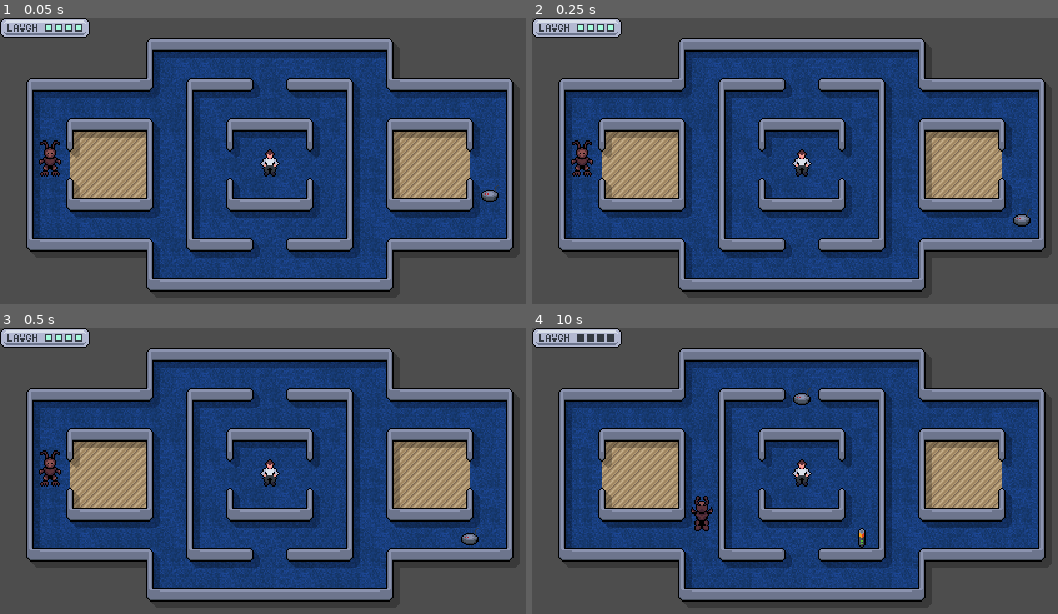
Above: before the commit, frames 1-4 (two rows, left to right).
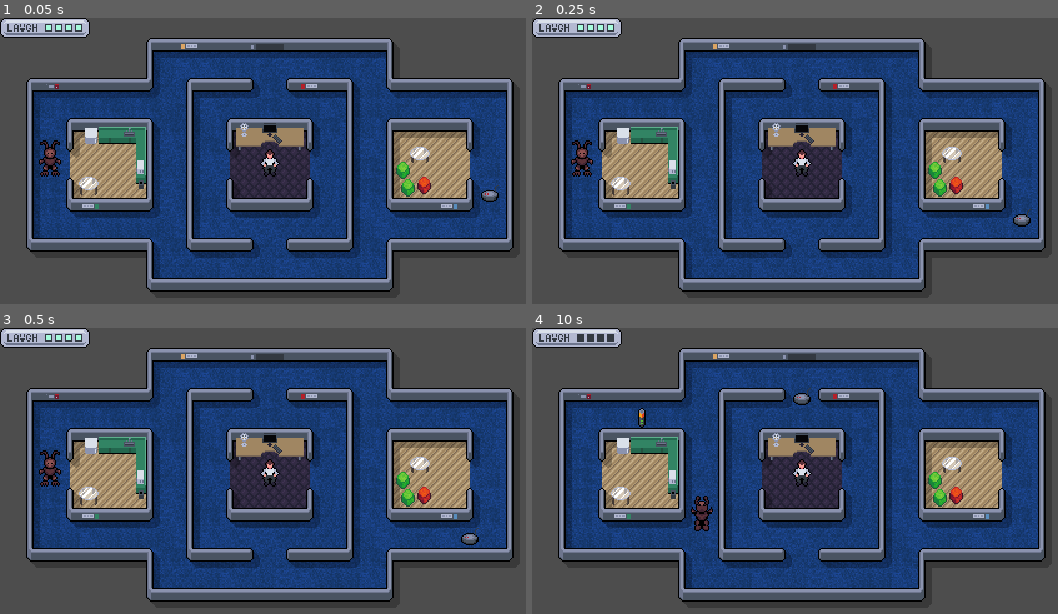
Above: after the commit, the same moments.

Repository: Byteron/NotFreddys
Game: Godot game, scene res://src/level/level.tscn
Two runs of this game, one before a commit and one after it. Both use one fixed random seed, a clock stepped at 60 frames per second and the inputs below.
Inputs:
- Up to frame 1 (0.05 s): no input
- Up to frame 2 (0.25 s): no input
- Up to frame 3 (0.5 s): no input
- Up to frame 4 (10 s): hold D (move_right) 0.53-1.28 s; hold E (interact) 0.53-1.28 s; hold S (move_down) 1.28-2.03 s; tap E (interact) every 1.5 s from 1.35 to 8.85 s; hold D (move_right) 2.03-2.78 s; hold E (interact) 2.03-2.78 s; hold W (move_up) 2.78-3.53 s; hold E (interact) 3.53-4.28 s; hold A (move_left) 3.53-5.03 s; hold S (move_down) 5.03-5.78 s; hold E (interact) 5.03-5.78 s; tap Enter at 5.75, 9.5 s; hold D (move_right) 5.78-6.53 s; hold W (move_up) 6.53-7.28 s; hold E (interact) 6.53-7.28 s; tap Space at 7.25 s; hold D (move_right) 7.28-8.03 s; hold S (move_down) 8.03-8.78 s; hold E (interact) 8.03-8.78 s; hold A (move_left) 8.78-9.53 s; hold W (move_up) from 9.53 s (still down); hold E (interact) from 9.53 s (still down)

The runs differ from the first frame. In frame 1, 13% of the frame differs, in the area x 5-98%, y 8-95%; in frame 2, 13%; in frame 3, 13%; in frame 4, 13%.

Commit message:
Add furniture sprites, tweak tilesets

Diff:
--- a/src/level/maze.tscn
+++ b/src/level/maze.tscn
@@ -1,7 +1,11 @@
-[gd_scene load_steps=6 format=3 uid="uid://bnmtdl41edhgn"]
+[gd_scene load_steps=11 format=3 uid="uid://bnmtdl41edhgn"]
 
 [ext_resource type="Texture2D" uid="uid://cncm26dfp8fbu" path="res://assets/images/walls.png" id="1_eykil"]
+[ext_resource type="Texture2D" uid="uid://cynhck8ci3lu7" path="res://assets/images/decals.png" id="2_aungo"]
 [ext_resource type="Texture2D" uid="uid://b3ln5yrvvxmq4" path="res://assets/images/floor.png" id="2_d4f0f"]
+[ext_resource type="Texture2D" uid="uid://bmvm4vts6yudr" path="res://assets/images/furniture1.png" id="3_yboga"]
+[ext_resource type="Texture2D" uid="uid://dmsuixfmo2juc" path="res://assets/images/furniture2.png" id="4_kpo3v"]
+[ext_resource type="Texture2D" uid="uid://cpjt4bcimtmhp" path="res://assets/images/furniture3.png" id="5_8v1g7"]
 
 [sub_resource type="TileSetAtlasSource" id="TileSetAtlasSource_5tieo"]
 texture = ExtResource("1_eykil")
@@ -102,6 +106,16 @@
 5:2/0/terrains_peering_bit/left_side = 0
 5:2/0/terrains_peering_bit/top_side = 0
 5:2/0/custom_data_1 = true
+
+[sub_resource type="TileSetAtlasSource" id="TileSetAtlasSource_ojys3"]
+texture = ExtResource("2_aungo")
+0:0/0 = 0
+1:0/0 = 0
+2:0/0 = 0
+3:0/0 = 0
+4:0/0 = 0
+5:0/size_in_atlas = Vector2i(3, 1)
+5:0/0 = 0
 
 [sub_resource type="TileSetAtlasSource" id="TileSetAtlasSource_1dtv3"]
 texture = ExtResource("2_d4f0f")
@@ -372,6 +386,105 @@
 2:5/0/terrains_peering_bit/top_left_corner = 2
 2:5/0/terrains_peering_bit/top_side = 2
 2:5/0/terrains_peering_bit/top_right_corner = 1
+3:3/0 = 0
+3:3/0/terrain_set = 0
+3:3/0/terrain = 3
+3:3/0/terrains_peering_bit/right_side = 3
+3:3/0/terrains_peering_bit/bottom_right_corner = 3
+3:3/0/terrains_peering_bit/bottom_side = 3
+3:3/0/terrains_peering_bit/bottom_left_corner = 1
+3:3/0/terrains_peering_bit/left_side = 1
+3:3/0/terrains_peering_bit/top_left_corner = 1
+3:3/0/terrains_peering_bit/top_side = 1
+3:3/0/terrains_peering_bit/top_right_corner = 1
+4:3/0 = 0
+4:3/0/terrain_set = 0
+4:3/0/terrain = 3
+4:3/0/terrains_peering_bit/right_side = 3
+4:3/0/terrains_peering_bit/bottom_right_corner = 3
+4:3/0/terrains_peering_bit/bottom_side = 3
+4:3/0/terrains_peering_bit/bottom_left_corner = 3
+4:3/0/terrains_peering_bit/left_side = 3
+4:3/0/terrains_peering_bit/top_left_corner = 1
+4:3/0/terrains_peering_bit/top_side = 1
+4:3/0/terrains_peering_bit/top_right_corner = 1
+5:3/0 = 0
+5:3/0/terrain_set = 0
+5:3/0/terrain = 3
+5:3/0/terrains_peering_bit/right_side = 1
+5:3/0/terrains_peering_bit/bottom_right_corner = 1
+5:3/0/terrains_peering_bit/bottom_side = 3
+5:3/0/terrains_peering_bit/bottom_left_corner = 3
+5:3/0/terrains_peering_bit/left_side = 3
+5:3/0/terrains_peering_bit/top_left_corner = 1
+5:3/0/terrains_peering_bit/top_side = 1
+5:3/0/terrains_peering_bit/top_right_corner = 1
+5:4/0 = 0
+5:4/0/terrain_set = 0
+5:4/0/terrain = 3
+5:4/0/terrains_peering_bit/right_side = 1
+5:4/0/terrains_peering_bit/bottom_right_corner = 1
+5:4/0/terrains_peering_bit/bottom_side = 3
+5:4/0/terrains_peering_bit/bottom_left_corner = 3
+5:4/0/terrains_peering_bit/left_side = 3
+5:4/0/terrains_peering_bit/top_left_corner = 3
+5:4/0/terrains_peering_bit/top_side = 3
+5:4/0/terrains_peering_bit/top_right_corner = 1
+4:4/0 = 0
+4:4/0/terrain_set = 0
+4:4/0/terrain = 3
+4:4/0/terrains_peering_bit/right_side = 3
+4:4/0/terrains_peering_bit/bottom_right_corner = 3
+4:4/0/terrains_peering_bit/bottom_side = 3
+4:4/0/terrains_peering_bit/bottom_left_corner = 3
+4:4/0/terrains_peering_bit/left_side = 3
+4:4/0/terrains_peering_bit/top_left_corner = 3
+4:4/0/terrains_peering_bit/top_side = 3
+4:4/0/terrains_peering_bit/top_right_corner = 3
+4:5/0 = 0
+4:5/0/terrain_set = 0
+4:5/0/terrain = 3
+4:5/0/terrains_peering_bit/right_side = 3
+4:5/0/terrains_peering_bit/bottom_right_corner = 1
+4:5/0/terrains_peering_bit/bottom_side = 1
+4:5/0/terrains_peering_bit/bottom_left_corner = 1
+4:5/0/terrains_peering_bit/left_side = 3
+4:5/0/terrains_peering_bit/top_left_corner = 3
+4:5/0/terrains_peering_bit/top_side = 3
+4:5/0/terrains_peering_bit/top_right_corner = 3
+5:5/0 = 0
+5:5/0/terrain_set = 0
+5:5/0/terrain = 3
+5:5/0/terrains_peering_bit/right_side = 1
+5:5/0/terrains_peering_bit/bottom_right_corner = 1
+5:5/0/terrains_peering_bit/bottom_side = 1
+5:5/0/terrains_peering_bit/bottom_left_corner = 1
+5:5/0/terrains_peering_bit/left_side = 3
+5:5/0/terrains_peering_bit/top_left_corner = 3
+5:5/0/terrains_peering_bit/top_side = 3
+5:5/0/terrains_peering_bit/top_right_corner = 1
+3:5/0 = 0
+3:5/0/terrain_set = 0
+3:5/0/terrain = 3
+3:5/0/terrains_peering_bit/right_side = 3
+3:5/0/terrains_peering_bit/bottom_right_corner = 1
+3:5/0/terrains_peering_bit/bottom_side = 1
+3:5/0/terrains_peering_bit/bottom_left_corner = 1
+3:5/0/terrains_peering_bit/left_side = 1
+3:5/0/terrains_peering_bit/top_left_corner = 1
+3:5/0/terrains_peering_bit/top_side = 3
+3:5/0/terrains_peering_bit/top_right_corner = 3
+3:4/0 = 0
+3:4/0/terrain_set = 0
+3:4/0/terrain = 3
+3:4/0/terrains_peering_bit/right_side = 3
+3:4/0/terrains_peering_bit/bottom_right_corner = 3
+3:4/0/terrains_peering_bit/bottom_side = 3
+3:4/0/terrains_peering_bit/bottom_left_corner = 1
+3:4/0/terrains_peering_bit/left_side = 1
+3:4/0/terrains_peering_bit/top_left_corner = 1
+3:4/0/terrains_peering_bit/top_side = 3
+3:4/0/terrains_peering_bit/top_right_corner = 3
 
 [sub_resource type="TileSet" id="TileSet_lgcl4"]
 terrain_set_0/mode = 0
@@ -381,12 +494,15 @@
 terrain_set_0/terrain_1/color = Color(0.117647, 0.239216, 0.501961, 1)
 terrain_set_0/terrain_2/name = "Wood"
 terrain_set_0/terrain_2/color = Color(0.501961, 0.435294, 0.247059, 1)
+terrain_set_0/terrain_3/name = "Tile"
+terrain_set_0/terrain_3/color = Color(0.227451, 0.164706, 0.258824, 1)
 custom_data_layer_0/name = "Walkable"
 custom_data_layer_0/type = 1
 custom_data_layer_1/name = "Solid"
 custom_data_layer_1/type = 1
 sources/0 = SubResource("TileSetAtlasSource_5tieo")
 sources/2 = SubResource("TileSetAtlasSource_1dtv3")
+sources/1 = SubResource("TileSetAtlasSource_ojys3")
 
 [node name="Maze" type="TileMap"]
 texture_filter = 1
@@ -400,4 +516,26 @@
 layer_1/y_sort_enabled = false
 layer_1/y_sort_origin = 0
 layer_1/z_index = -100
-layer_1/tile_data = PackedInt32Array(720921, 131074, 2, 6553 …(1636 unchanged characters)… 1, 65538, 1, 655375, 262146, 2, 589839, 262146, 2, 524303, 327682, 1, 458767, 262146, 2, 393231, 196610, 2, 327695, 327682, 1, 262159, 196610, 2, 196623, 262146, 2, 720910, 196610, 2, 655374, 262146, 2, 589838, 262146, 2, 524302, 327682, 2, 458766, 327682, 1, 393230, 262146, 2, 327694, 327682, 1, 262158, 196610, 2, 196622, 196610, 2, 720909, 262146, 2, 655373, 327682, 1, 589837, 327682, 2, 524301, 65538, 1, 458765, 196610, 2, 393229, 196610, 2, 327693, 262146, 2, 262157, 327682, 0, 196621, 327682, 0, 720908, 327682, 2, 655372, 327682, 1, 589836, 262146, 2, 524300, 327682, 0, 458764, 262146, 2, 393228, 262146, 2, 327692, 65538, 1, 262156, 196610, 2, 196620, 327682, 2, 720907, 65538, 1, 655371, 327682, 2, 589835, 196610, 2, 524299, 327682, 2, 458763, 327682, 0, 393227, 327682, 2, 327691, 327682, 2, 262155, 262146, 2, 196619, 327682, 0,  …(2536 unchanged characters)…
+layer_1/tile_data = PackedInt32Array(720921, 131074, 2, 6553 …(1636 unchanged characters)… 1, 65538, 1, 655375, 262146, 2, 589839, 327682, 5, 524303, 327682, 4, 458767, 327682, 4, 393231, 327682, 4, 327695, 327682, 3, 262159, 196610, 2, 196623, 262146, 2, 720910, 196610, 2, 655374, 262146, 2, 589838, 262146, 5, 524302, 262146, 4, 458766, 262146, 4, 393230, 262146, 4, 327694, 262146, 3, 262158, 196610, 2, 196622, 196610, 2, 720909, 262146, 2, 655373, 327682, 1, 589837, 262146, 5, 524301, 262146, 4, 458765, 262146, 4, 393229, 262146, 4, 327693, 262146, 3, 262157, 327682, 0, 196621, 327682, 0, 720908, 327682, 2, 655372, 327682, 1, 589836, 262146, 5, 524300, 262146, 4, 458764, 262146, 4, 393228, 262146, 4, 327692, 262146, 3, 262156, 196610, 2, 196620, 327682, 2, 720907, 65538, 1, 655371, 327682, 2, 589835, 196610, 5, 524299, 196610, 4, 458763, 196610, 4, 393227, 196610, 4, 327691, 196610, 3, 262155, 262146, 2, 196619, 327682, 0,  …(2536 unchanged characters)…
+layer_2/name = "Decals"
+layer_2/enabled = true
+layer_2/modulate = Color(1, 1, 1, 1)
+layer_2/y_sort_enabled = false
+layer_2/y_sort_origin = 0
+layer_2/z_index = 1
+layer_2/tile_data = PackedInt32Array(65549, 327681, 0, 196610, 262145, 0, 65545, 1, 0, 589846, 196609, 0, 196623, 131073, 0, 589828, 65537, 0)
+
+[node name="Furniture1" type="Sprite2D" parent="."]
+texture_filter = 1
+position = Vector2(344, 120)
+texture = ExtResource("3_yboga")
+
+[node name="Furniture2" type="Sprite2D" parent="."]
+texture_filter = 1
+position = Vector2(88, 120)
+texture = ExtResource("4_kpo3v")
+
+[node name="Furniture3" type="Sprite2D" parent="."]
+texture_filter = 1
+position = Vector2(216, 120)
+texture = ExtResource("5_8v1g7")
Binary file added: assets/images/camera.png
Not shown, added: assets/images/camera.png.import
Binary file added: assets/images/decals.png
Not shown, added: assets/images/decals.png.import
Binary file changed: assets/images/floor.png
Binary file added: assets/images/furniture1.png
Not shown, added: assets/images/furniture1.png.import
Binary file added: assets/images/furniture2.png
Not shown, added: assets/images/furniture2.png.import
Binary file added: assets/images/furniture3.png
Not shown, added: assets/images/furniture3.png.import
Binary file added: assets/images/tv.png
(and 2 more such lines)
